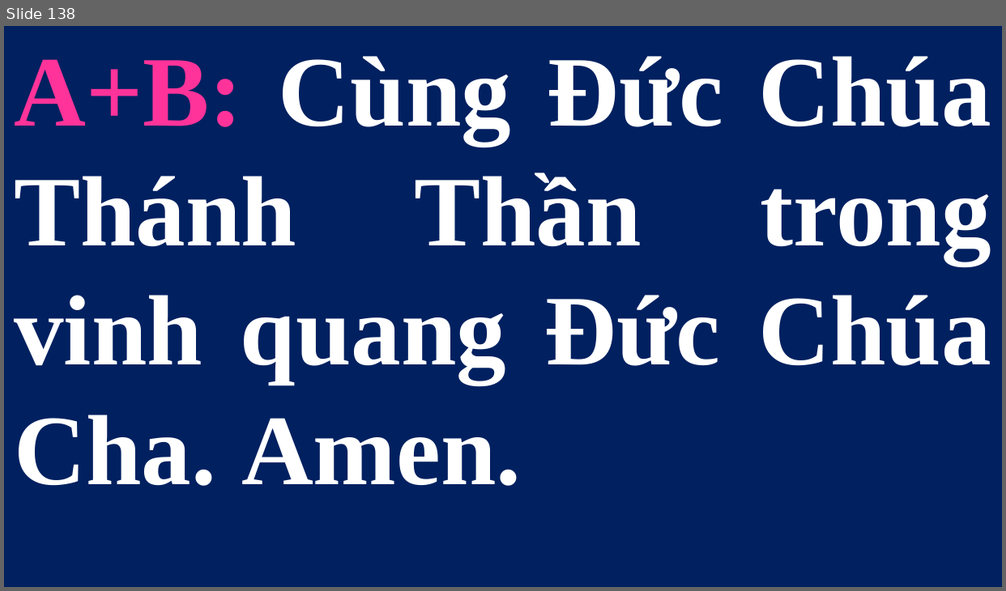
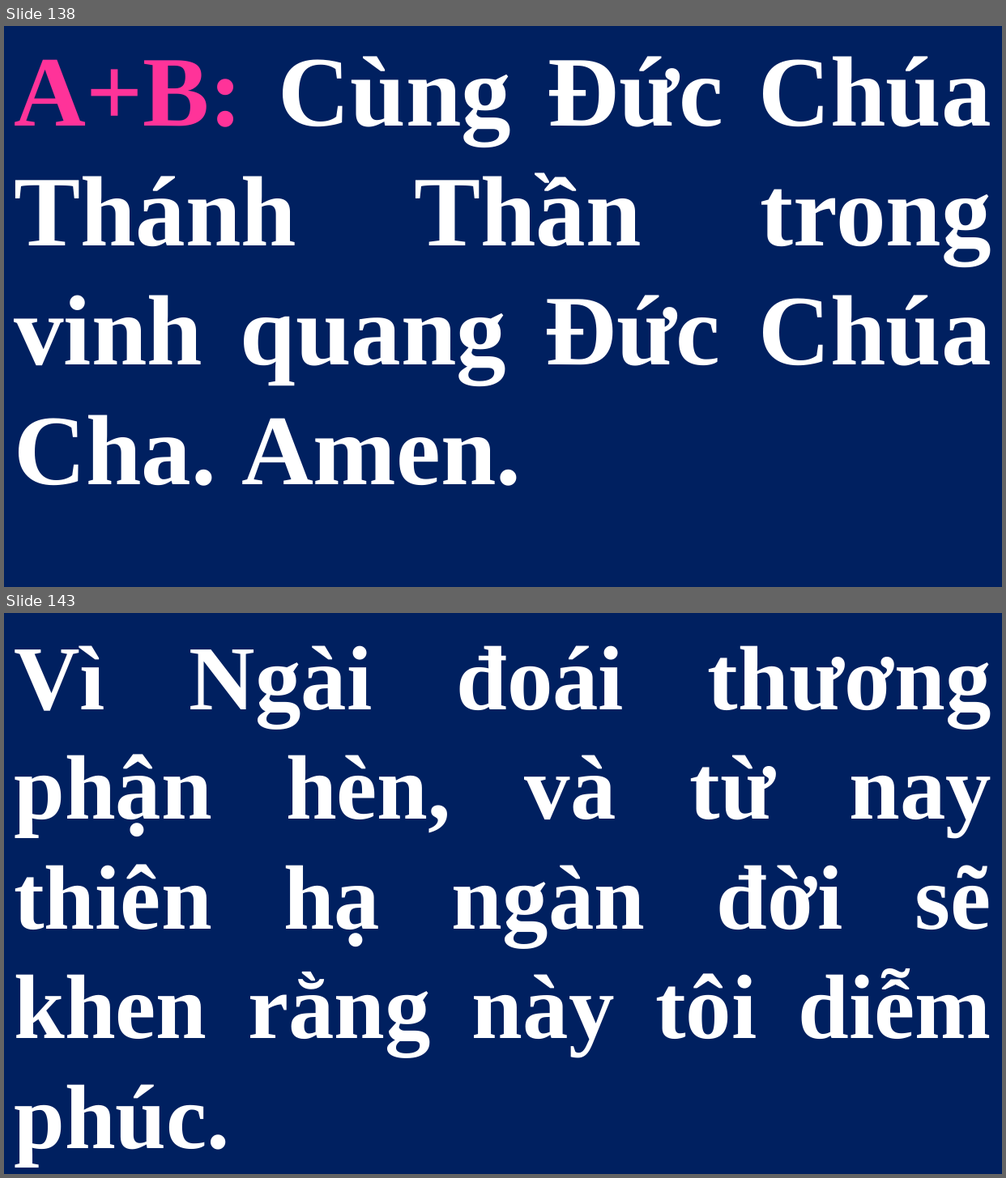
Before and after one commit to lythanhngodev64/SlideLe, a slide deck: Slide/CN-27-TN 2026.pptx. Shown one above the other, each under a label of ours: slide 138 before the commit, slides 138 and 143 after it; the slides between them are not shown. The pictures are 1006x591 and 1006x1178 pixels, drawn with LibreOffice and Linux fonts; fonts in the diff are those of the drawing. Boxes give left, top, right and bottom in pixels: in the first picture for what was removed or moved away, otherwise in the second. Text is boxed around its words. In the diff, an @@ line names an element or a change of style, - is before the commit and + after.

```diff
--- a/Slide/CN-27-TN 2026.pptx
+++ b/Slide/CN-27-TN 2026.pptx
@@ slide 143 added at [4,613,1002,1174], background #FFFFFF @@
@@ subtitle added at [4,613,1002,1174], fill #002060, 66 pt, text #FFFFFF, bold @@
+Vì Ngài đoái thương phận hèn, và từ nay thiên hạ ngàn đời sẽ khen rằng này tôi diễm phúc.
```
Also in this commit, not shown: 2 slides changed, 9 other slides added, 13 slides removed, 1 other file.
